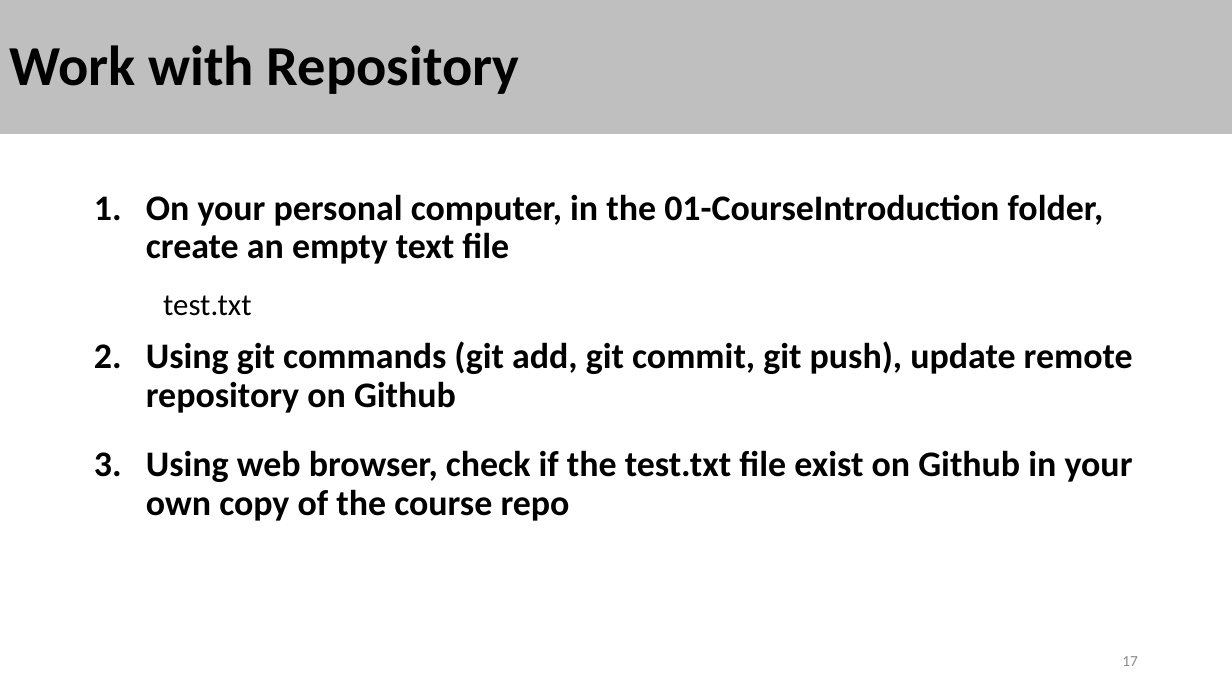
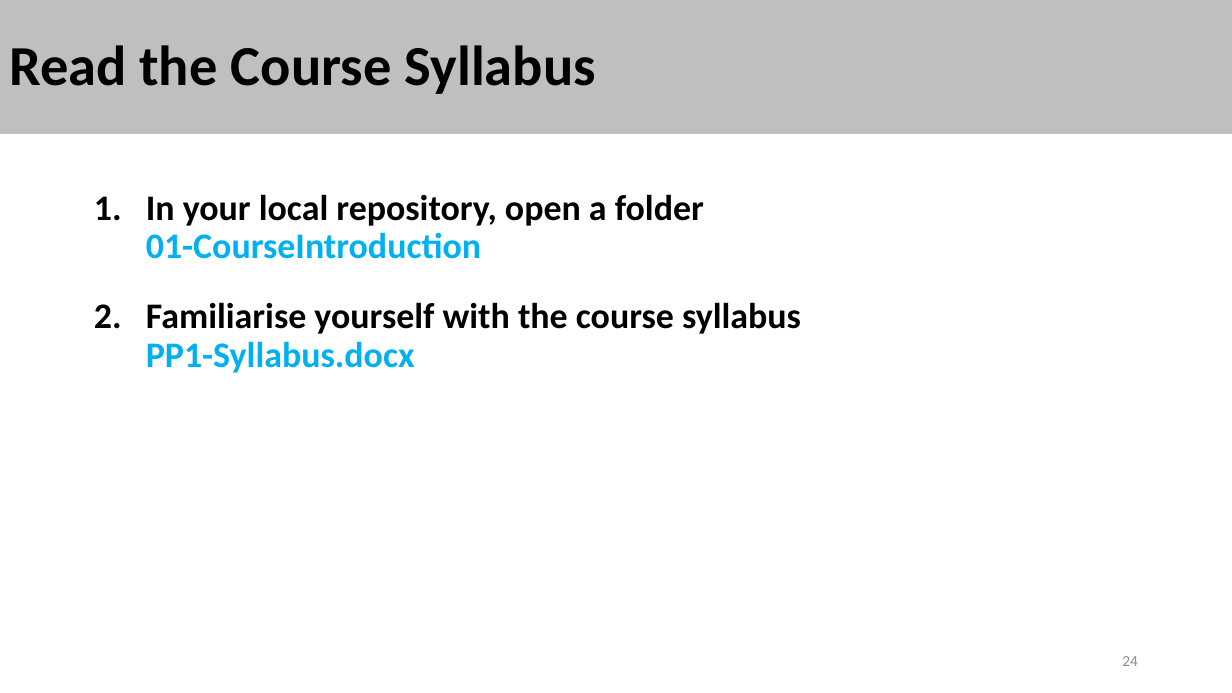
Before and after one commit to stalj/pp1, a slide deck: slide 24 of 01-CourseIntroduction/01-CourseIntroduction.pptx (slide 17 before the commit). Drawn at 1232x693 pixels with LibreOffice and Linux fonts; fonts in the diff are those of the drawing. Boxes give left, top, right and bottom in pixels: in the first picture for what was removed or moved away, otherwise in the second. Text is boxed around its words. In the diff, an @@ line names an element or a change of style, - is before the commit and + after.

Commit message:
New course version 2023

```diff
--- a/01-CourseIntroduction/01-CourseIntroduction.pptx
+++ b/01-CourseIntroduction/01-CourseIntroduction.pptx
@@ title at (x1=9, y1=45, x2=596, y2=94): text changed @@
-Work with Repository
+Read the Course Syllabus
@@ text at (x1=146, y1=194, x2=801, y2=373): text changed @@
-1. On your personal computer, in the 01-CourseIntroduction folder, create an empty text file
-  test.txt
-2. Using git commands (git add, git commit, git push), update remote repository on Github
-3. Using web browser, check if the test.txt file exist on Github in your own copy of the course repo
+1. In your local repository, open a folder
+   01-CourseIntroduction
+2. Familiarise yourself with the course syllabus
+   PP1-Syllabus.docx
@@ page number at (x1=1122, y1=656, x2=1138, y2=666): text changed @@
-17
+24
```
Also in this commit, not shown: 13 other slides changed, 9 slides added, 2 slides removed, 6 other files.
